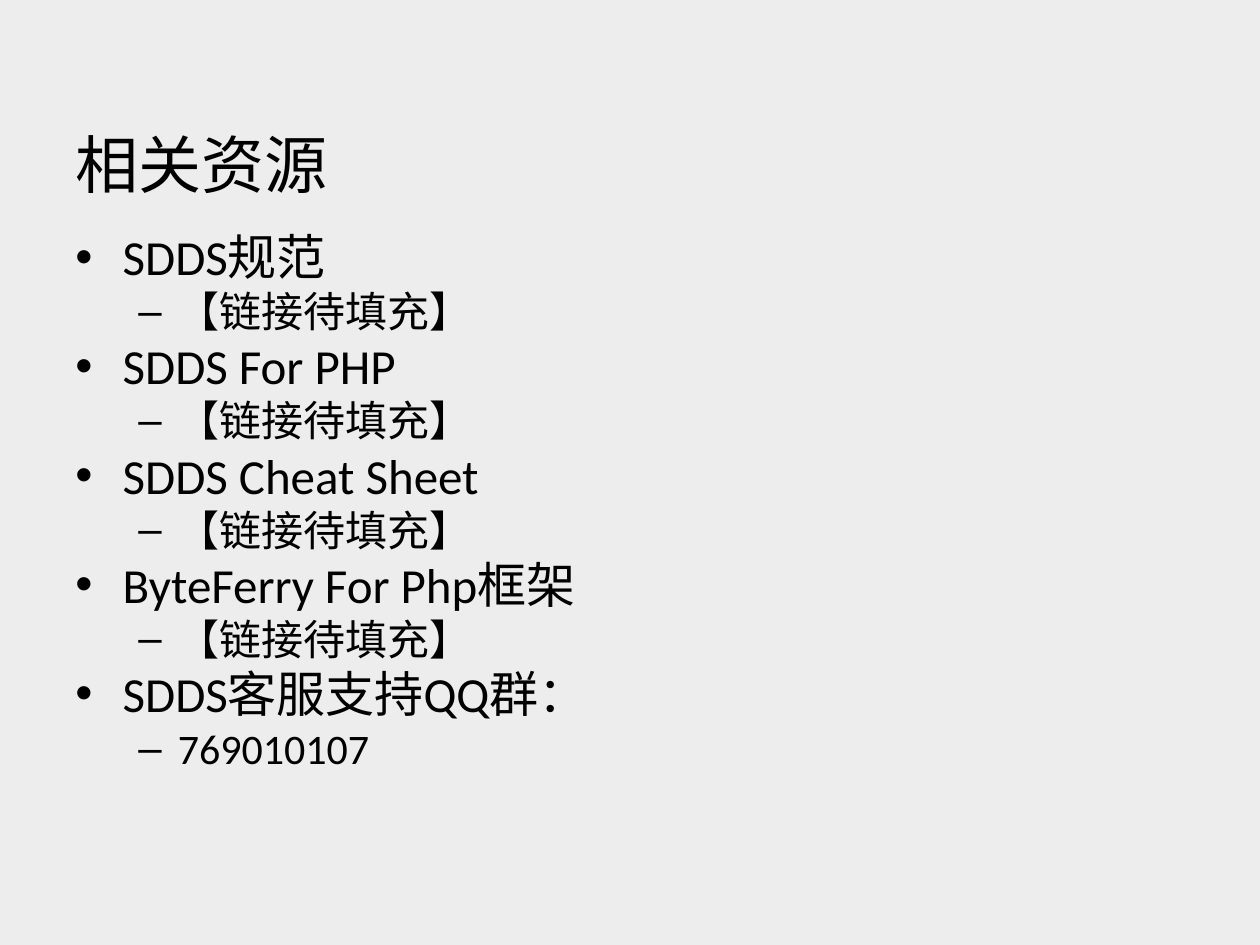
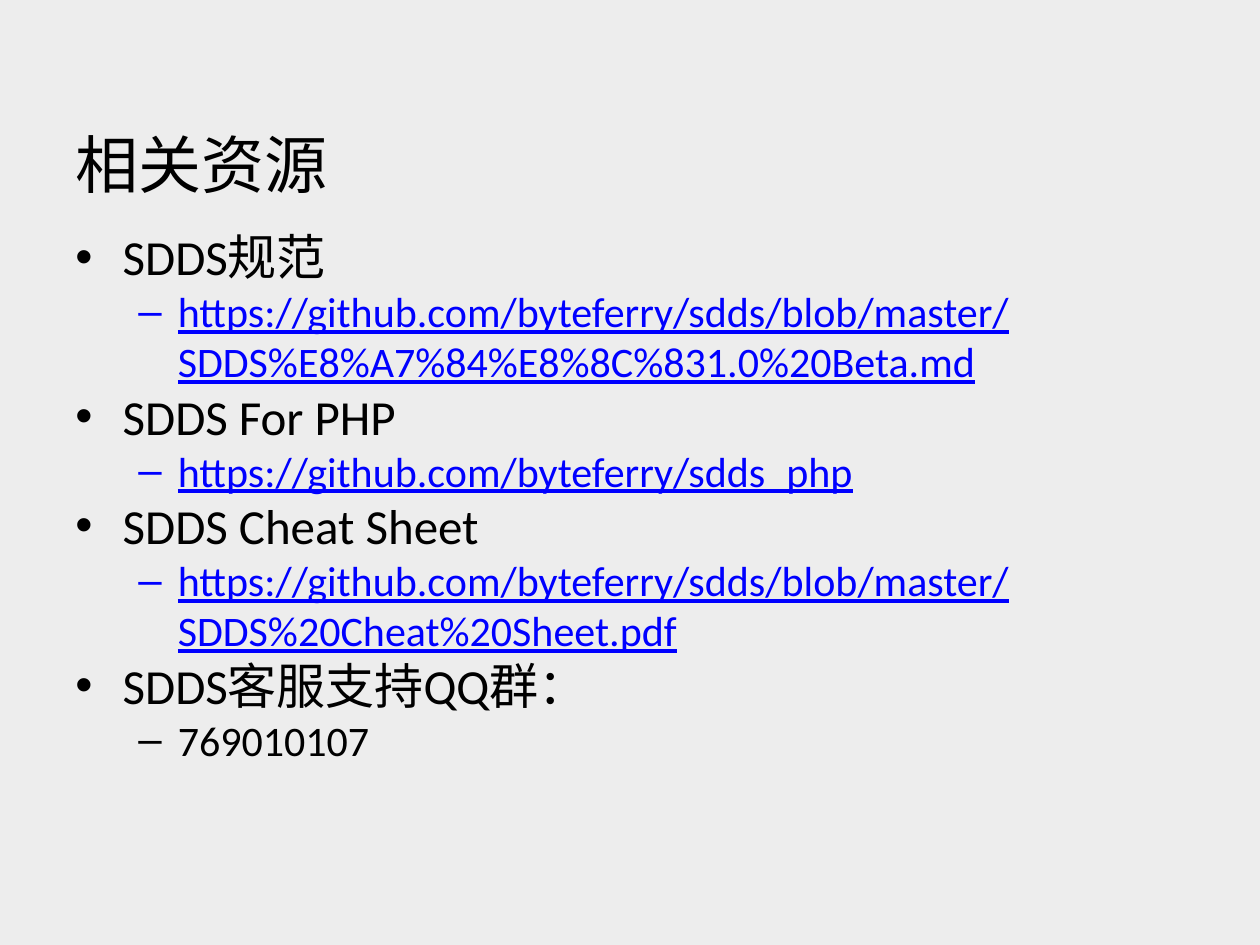
Before and after one commit to byteferry/sdds, a slide deck: slide 33 of SDDS.pptx. Drawn at 1260x945 pixels with LibreOffice and Linux fonts; fonts in the diff are those of the drawing; background and template pictures are left out. Boxes give left, top, right and bottom in pixels: in the first picture for what was removed or moved away, otherwise in the second. Text is boxed around its words. In the diff, an @@ line names an element or a change of style, - is before the commit and + after.

```diff
--- a/SDDS.pptx
+++ b/SDDS.pptx
@@ text at (178,297,1009,384): text changed; text colour #000000 to #0000FF @@
-  – 【链接待填充】
+  – https://github.com/byteferry/sdds/blob/master/SDDS%E8%A7%84%E8%8C%831.0%20Beta.md
@@ text at (178,457,853,495): text changed; text colour #000000 to #0000FF @@
-  – 【链接待填充】
+  – https://github.com/byteferry/sdds_php
@@ text at (178,566,1009,653): text changed; size 28 to 24 pt; text colour #000000 to #0000FF @@
-  – 【链接待填充】
-• ByteFerry For Php框架
-  – 【链接待填充】
+  – https://github.com/byteferry/sdds/blob/master/SDDS%20Cheat%20Sheet.pdf
```
Also in this commit, not shown: 1 other file.
